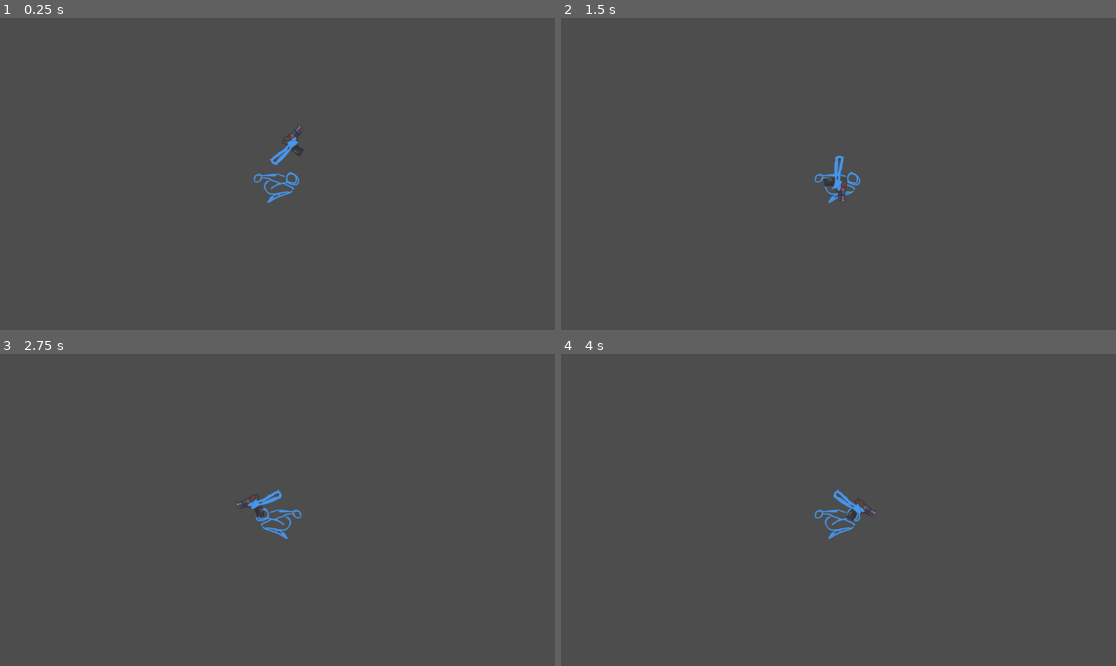
Above: before the commit, frames 1-4 (two rows, left to right).
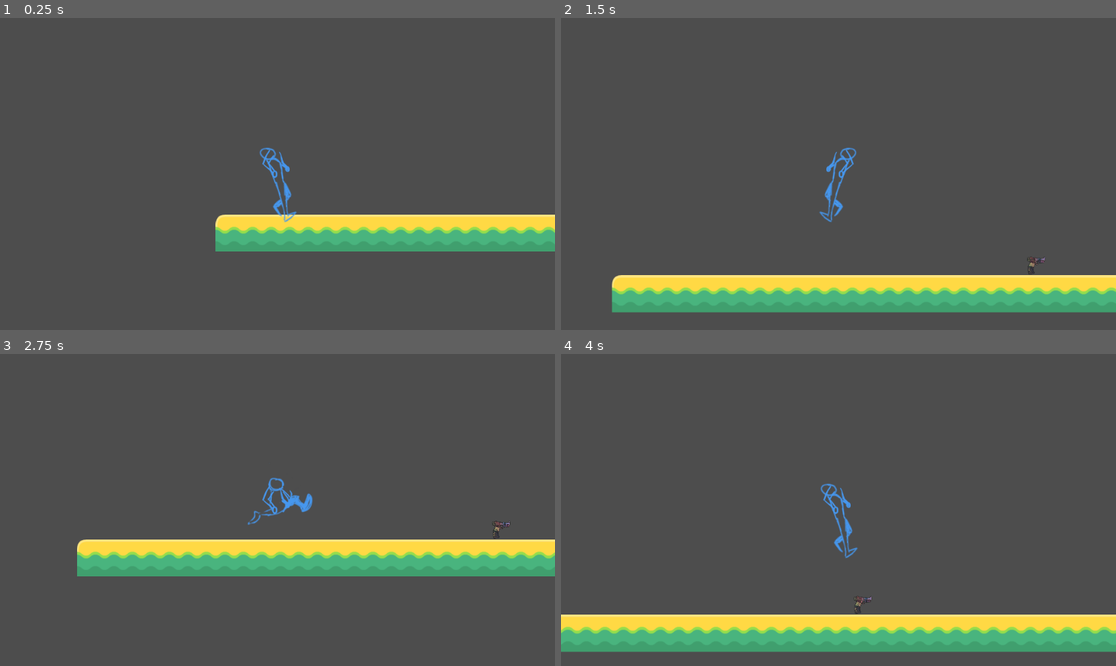
Above: after the commit, the same moments.

Repository: Balatzar/ArenHard-2
Game: Godot game, scene res://Test Zone/test_zone.tscn
Same seed, same stepped clock (60 frames per second), same inputs: the game is played once before the commit and once after it. Before the commit the project starts from res://First Arena/first_arena.tscn.
Inputs (mouse positions are in pixels of both pictures, inside the frame that each line leads up to):
- Up to frame 1 (0.25 s): no input
- Up to frame 2 (1.5 s): tap Enter (ui_accept) at 0.5, 0.77 s; move the mouse to (960, 158) at 0.52 s; hold Right (ui_right) from 0.53 s (still down); click (960, 158) at 0.6 s; move the mouse to (727, 189) at 1.27 s; click (727, 189) at 1.35 s
- Up to frame 3 (2.75 s): tap Enter (ui_accept) at 1.52 s; move the mouse to (333, 441) at 2.02 s; release Right (ui_right) at 2.03 s; hold Left (ui_left) from 2.03 s (still down); click (333, 441) at 2.1 s
- Up to frame 4 (4 s): move the mouse to (810, 572) at 2.77 s; release Left (ui_left) at 2.78 s; hold Right (ui_right) from 2.78 s (still down); click (810, 572) at 2.85 s; tap Enter (ui_accept) at 3.02, 3.77 s; move the mouse to (1005, 556) at 3.52 s; click (1005, 556) at 3.6 s

The runs differ from the first frame. In frame 1, 7.9% of the frame differs, in the area x 38-100%, y 34-75%; in frame 2, 12%; in frame 3, 11%; in frame 4, 13%, in the area x 0-100%, y 41-96%.

Commit message:
Fix arms x axis

Diff:
--- a/Gladiator/Arm.gd
+++ /dev/null
@@ -1,18 +0,0 @@
-extends Sprite2D
-
-@export var max_rotation_up = -45
-@export var max_rotation_down = 45
-
-
-# Called when the node enters the scene tree for the first time.
-func _ready():
-	pass # Replace with function body.
-
-
-# Called every frame. 'delta' is the elapsed time since the previous frame.
-func _process(delta):
-	print(rotation)
-	print(flip_h)
-	var mouse_pos = get_global_mouse_position()
-	var angle = atan2(mouse_pos.y - global_position.y, mouse_pos.x - global_position.x)
-	rotation = angle * 180 / PI
--- /dev/null
+++ b/Gladiator/ArmGun/arm_gun.gd
@@ -0,0 +1,40 @@
+extends Sprite2D
+
+@export var Bullet : PackedScene
+
+@export var max_rotation_up = -1
+@export var max_rotation_down = 1.8
+
+# Called when the node enters the scene tree for the first time.
+func _ready():
+	pass # Replace with function body.
+
+
+# Called every frame. 'delta' is the elapsed time since the previous frame.
+func _process(delta):
+	var mouse_pos = get_global_mouse_position()
+	print(rotation)
+	# look_at(mouse_pos)
+
+	var angle = atan2(mouse_pos.y - global_position.y, mouse_pos.x - global_position.x)
+
+	rotation = angle
+	if angle > max_rotation_up && angle < max_rotation_down:
+		print("no rotato")
+		scale.y = 1
+		owner.flip(1)
+		# rotation = angle + .5
+	else:
+		print("rotato")
+		scale.y = -1
+		owner.flip(-1)
+		# rotation = angle - .5
+
+	if Input.is_action_just_pressed("shoot"):
+		shoot()
+
+func shoot():
+	var bullet = Bullet.instantiate()
+	print(owner.owner)
+	owner.owner.add_child(bullet)
+	bullet.transform = $Muzzle.transform
--- /dev/null
+++ b/Gladiator/ArmGun/arm_gun.tscn
@@ -0,0 +1,14 @@
+[gd_scene load_steps=4 format=3 uid="uid://f4wymbkmce1v"]
+
+[ext_resource type="Texture2D" uid="uid://ctue8mn8kmkcf" path="res://Assets/Tests/Stickman/gun_arm.png" id="1_8kprd"]
+[ext_resource type="Script" path="res://Gladiator/ArmGun/arm_gun.gd" id="2_usw2a"]
+[ext_resource type="PackedScene" uid="uid://buncutx63xmxk" path="res://Weapons/Bullet/bullet.tscn" id="3_gsuba"]
+
+[node name="ArmGun" type="Sprite2D"]
+position = Vector2(-1, -23)
+texture = ExtResource("1_8kprd")
+script = ExtResource("2_usw2a")
+Bullet = ExtResource("3_gsuba")
+
+[node name="Muzzle" type="Marker2D" parent="."]
+position = Vector2(62, -35)
--- a/Gladiator/gladiator.gd
+++ b/Gladiator/gladiator.gd
@@ -4,8 +4,9 @@
 @export var SPEED = 300.0
 @export var JUMP_VELOCITY = -400.0
 
-@onready var animator = get_node("AnimatedSprite2D")
-@onready var arm = get_node("Arm")
+@onready var animator = get_node("Body")
+@onready var arm_gun = get_node("ArmGun")
+@onready var arms = get_node("Arms")
 
 # Get the gravity from the project settings to be synced with RigidBody nodes.
 var gravity = ProjectSettings.get_setting("physics/2d/default_gravity")
@@ -25,12 +26,12 @@
 	# Get the input direction and handle the movement/deceleration.
 	# As good practice, you should replace UI actions with custom gameplay actions.
 	var direction = Input.get_axis("ui_left", "ui_right")
-	if direction == 1:
-		animator.flip_h = false
-		arm.flip_h = false
-	elif direction == -1:
-		animator.flip_h = true
-		arm.flip_h = true
+	# if direction == 1:
+		# animator.scale.x = 1
+		# arms.scale.x = 1
+	# elif direction == -1:
+		# animator.scale.x = -1
+		# arms.scale.x = -1
 
 	if direction:
 		velocity.x = direction * SPEED
@@ -47,3 +48,11 @@
 		animator.play("Fall")
 
 	move_and_slide()
+
+func take_gun():
+	arm_gun.visible = true
+	arms.visible = false
+
+func flip(x_axis):
+	animator.scale.x = x_axis
+	arms.scale.x = x_axis
--- a/Gladiator/gladiator.tscn
+++ b/Gladiator/gladiator.tscn
@@ -1,59 +1,52 @@
 [gd_scene load_steps=26 format=3 uid="uid://p6eenj0m0n16"]
 
 [ext_resource type="Script" path="res://Gladiator/gladiator.gd" id="1_00vet"]
-[ext_resource type="Texture2D" uid="uid://clhi3qfaa5oeu" path="res://Assets/Tests/test stick/run no arm/run_noarm_01.png" id="8_ua64k"]
-[ext_resource type="Texture2D" uid="uid://c2ew7rbcjl22s" path="res://Assets/Tests/test stick/run no arm/run_noarm_02.png" id="9_midgu"]
-[ext_resource type="Texture2D" uid="uid://ugmyiomqf0ss" path="res://Assets/Tests/test stick/run no arm/run_noarm_03.png" id="10_eh1uv"]
-[ext_resource type="Texture2D" uid="uid://ura8s03fueep" path="res://Assets/Tests/test stick/run no arm/run_noarm_04.png" id="11_r5wqs"]
-[ext_resource type="Texture2D" uid="uid://cseps4vaivjiw" path="res://Assets/Tests/test stick/run no arm/run_noarm_05.png" id="12_4k8ga"]
-[ext_resource type="Texture2D" uid="uid://4gcojjwud2r6" path="res://Assets/Tests/test stick/run no arm/run_noarm_06.png" id="13_vm8vg"]
-[ext_resource type="Texture2D" uid="uid://4ws1wmf5g0kv" path="res://Assets/Tests/test stick/run no arm/run_noarm_07.png" id="14_wmnnt"]
-[ext_resource type="Texture2D" uid="uid://d4f0i1xo8x4ah" path="res://Assets/Tests/test stick/run no arm/run_noarm_08.png" id="15_6it3c"]
-[ext_resource type="Texture2D" uid="uid://c2aouanrvryqo" path="res://Assets/Tests/test stick/run no arm/run_noarm_09.png" id="16_f5k7j"]
-[ext_resource type="Texture2D" uid="uid://5lmexbaja5jr" path="res://Assets/Tests/test stick/run no arm/run_noarm_10.png" id="17_xsxe0"]
-[ext_resource type="Texture2D" uid="uid://dr3padjgn1yxl" path="res://Assets/Tests/test stick/run no arm/run_noarm_11.png" id="18_hu8xm"]
-[ext_resource type="Texture2D" uid="uid://dxd61w17h4lg3" path="res://Assets/Tests/test stick/run no arm/run_noarm_12.png" id="19_neu3y"]
-[ext_resource type="Texture2D" uid="uid://dus4das05awem" path="res://Assets/Tests/test stick/run no arm/run_noarm_13.png" id="20_uh5po"]
-[ext_resource type="Texture2D" uid="uid://k5yxy1tkqtv7" path="res://Assets/Tests/test stick/run no arm/run_noarm_14.png" id="21_awr7i"]
-[ext_resource type="Texture2D" uid="uid://tfihafy1h4y4" path="res://Assets/Tests/test stick/jump/jump_07png.png" id="22_jq77o"]
-[ext_resource type="Texture2D" uid="uid://ctue8mn8kmkcf" path="res://Assets/Tests/test stick/gun_arm.png" id="22_mb6du"]
-[ext_resource type="Script" path="res://Gladiator/Arm.gd" id="23_1v2oo"]
-[ext_resource type="Texture2D" uid="uid://q7647t5y8m6d" path="res://Assets/Tests/test stick/jump/jump_08png.png" id="23_4uofu"]
-[ext_resource type="Texture2D" uid="uid://dih4pg1ut6yls" path="res://Assets/Tests/test stick/jump/jump_09png.png" id="24_872lh"]
-[ext_resource type="Texture2D" uid="uid://b7xojyqrbbl4j" path="res://Assets/Tests/test stick/jump/jump_10png.png" id="25_wsfte"]
-[ext_resource type="Texture2D" uid="uid://dabd7up27557x" path="res://Assets/Tests/test stick/jump/jump_11png.png" id="26_pmmfn"]
-[ext_resource type="Texture2D" uid="uid://dq2bsfv20ff1e" path="res://Assets/Tests/test stick/jump/jump_12png.png" id="27_uc4m3"]
+[ext_resource type="Texture2D" uid="uid://bphi5f64tbxsa" path="res://Assets/Tests/Stickman/noArm_fall.png" id="2_silqh"]
+[ext_resource type="Texture2D" uid="uid://wgf54a1mgn1" path="res://Assets/Tests/Stickman/noArm_jump.png" id="5_aoq36"]
+[ext_resource type="Texture2D" uid="uid://b1njho1gvabni" path="res://Assets/Tests/Stickman/idle_no_arm/noArm_idle_01.png" id="7_kd3u7"]
+[ext_resource type="Texture2D" uid="uid://ktrh7vjghyfb" path="res://Assets/Tests/Stickman/idle_no_arm/noArm_idle_02.png" id="8_4x1nc"]
+[ext_resource type="Texture2D" uid="uid://clhi3qfaa5oeu" path="res://Assets/Tests/Stickman/run no arm/run_noarm_01.png" id="10_4nxjm"]
+[ext_resource type="Texture2D" uid="uid://c2ew7rbcjl22s" path="res://Assets/Tests/Stickman/run no arm/run_noarm_02.png" id="11_kt2el"]
+[ext_resource type="Texture2D" uid="uid://ugmyiomqf0ss" path="res://Assets/Tests/Stickman/run no arm/run_noarm_03.png" id="12_gxpqb"]
+[ext_resource type="Texture2D" uid="uid://ura8s03fueep" path="res://Assets/Tests/Stickman/run no arm/run_noarm_04.png" id="13_5d20l"]
+[ext_resource type="Texture2D" uid="uid://cseps4vaivjiw" path="res://Assets/Tests/Stickman/run no arm/run_noarm_05.png" id="14_56nkk"]
+[ext_resource type="Texture2D" uid="uid://4gcojjwud2r6" path="res://Assets/Tests/Stickman/run no arm/run_noarm_06.png" id="15_n4fip"]
+[ext_resource type="Texture2D" uid="uid://4ws1wmf5g0kv" path="res://Assets/Tests/Stickman/run no arm/run_noarm_07.png" id="16_gd7kg"]
+[ext_resource type="Texture2D" uid="uid://d4f0i1xo8x4ah" path="res://Assets/Tests/Stickman/run no arm/run_noarm_08.png" id="17_klksl"]
+[ext_resource type="Texture2D" uid="uid://c2aouanrvryqo" path="res://Assets/Tests/Stickman/run no arm/run_noarm_09.png" id="18_1ksj4"]
+[ext_resource type="Texture2D" uid="uid://5lmexbaja5jr" path="res://Assets/Tests/Stickman/run no arm/run_noarm_10.png" id="19_1i1sh"]
+[ext_resource type="Texture2D" uid="uid://dr3padjgn1yxl" path="res://Assets/Tests/Stickman/run no arm/run_noarm_11.png" id="20_ygfq1"]
+[ext_resource type="Texture2D" uid="uid://dxd61w17h4lg3" path="res://Assets/Tests/Stickman/run no arm/run_noarm_12.png" id="21_hceng"]
+[ext_resource type="Texture2D" uid="uid://dus4das05awem" path="res://Assets/Tests/Stickman/run no arm/run_noarm_13.png" id="22_tb8gt"]
+[ext_resource type="Texture2D" uid="uid://k5yxy1tkqtv7" path="res://Assets/Tests/Stickman/run no arm/run_noarm_14.png" id="23_5h10d"]
+[ext_resource type="PackedScene" uid="uid://f4wymbkmce1v" path="res://Gladiator/ArmGun/arm_gun.tscn" id="24_iiusy"]
+[ext_resource type="Texture2D" uid="uid://c8rojvvfoextp" path="res://Assets/Tests/Stickman/arm_idle/arms_idle_01.png" id="25_6nex6"]
+[ext_resource type="Texture2D" uid="uid://d1cpel4drn5yi" path="res://Assets/Tests/Stickman/arm_idle/arms_idle_02.png" id="26_3libx"]
 
 [sub_resource type="SpriteFrames" id="SpriteFrames_mv1rx"]
 animations = [{
 "frames": [{
 "duration": 1.0,
-"texture": ExtResource("23_4uofu")
-}, {
-"duration": 1.0,
-"texture": ExtResource("24_872lh")
-}, {
-"duration": 1.0,
-"texture": ExtResource("25_wsfte")
-}, {
-"duration": 1.0,
-"texture": ExtResource("26_pmmfn")
-}, {
-"duration": 1.0,
-"texture": ExtResource("27_uc4m3")
+"texture": ExtResource("2_silqh")
 }],
 "loop": true,
 "name": &"Fall",
 "speed": 24.0
 }, {
-"frames": [],
+"frames": [{
+"duration": 10.0,
+"texture": ExtResource("7_kd3u7")
+}, {
+"duration": 10.0,
+"texture": ExtResource("8_4x1nc")
+}],
 "loop": true,
 "name": &"Idle",
 "speed": 24.0
 }, {
 "frames": [{
 "duration": 1.0,
-"texture": ExtResource("22_jq77o")
+"texture": ExtResource("5_aoq36")
 }],
 "loop": true,
 "name": &"Jump",
@@ -61,46 +54,46 @@
 }, {
 "frames": [{
 "duration": 1.0,
-"texture": ExtResource("8_ua64k")
+"texture": ExtResource("10_4nxjm")
 }, {
 "duration": 1.0,
-"texture": ExtResource("9_midgu")
+"texture": ExtResource("11_kt2el")
 }, {
 "duration": 1.0,
-"texture": ExtResource("10_eh1uv")
+"texture": ExtResource("12_gxpqb")
 }, {
 "duration": 1.0,
-"texture": ExtResource("11_r5wqs")
+"texture": ExtResource("13_5d20l")
 }, {
 "duration": 1.0,
-"texture": ExtResource("12_4k8ga")
+"texture": ExtResource("14_56nkk")
 }, {
 "duration": 1.0,
-"texture": ExtResource("13_vm8vg")
+"texture": ExtResource("15_n4fip")
 }, {
 "duration": 1.0,
-"texture": ExtResource("14_wmnnt")
+"texture": ExtResource("16_gd7kg")
 }, {
 "duration": 1.0,
-"texture": ExtResource("15_6it3c")
+"texture": ExtResource("17_klksl")
 }, {
 "duration": 1.0,
-"texture": ExtResource("16_f5k7j")
+"texture": ExtResource("18_1ksj4")
 }, {
 "duration": 1.0,
-"texture": ExtResource("17_xsxe0")
+"texture": ExtResource("19_1i1sh")
 }, {
 "duration": 1.0,
-"texture": ExtResource("18_hu8xm")
+"texture": ExtResource("20_ygfq1")
 }, {
 "duration": 1.0,
-"texture": ExtResource("19_neu3y")
+"texture": ExtResource("21_hceng")
 }, {
 "duration": 1.0,
-"texture": ExtResource("20_uh5po")
+"texture": ExtResource("22_tb8gt")
 }, {
 "duration": 1.0,
-"texture": ExtResource("21_awr7i")
+"texture": ExtResource("23_5h10d")
 }],
 "loop": true,
 "name": &"Run",
@@ -111,14 +104,27 @@
 radius = 15.0
 height = 120.0
 
+[sub_resource type="SpriteFrames" id="SpriteFrames_rg5cx"]
+animations = [{
+"frames": [{
+"duration": 1.0,
+"texture": ExtResource("25_6nex6")
+}, {
+"duration": 1.0,
+"texture": ExtResource("26_3libx")
+}],
+"loop": true,
+"name": &"Idle",
+"speed": 1.0
+}]
+
 [node name="Gladiator" type="CharacterBody2D"]
 script = ExtResource("1_00vet")
 JUMP_VELOCITY = -600.0
 
-[node name="AnimatedSprite2D" type="AnimatedSprite2D" parent="."]
+[node name="Body" type="AnimatedSprite2D" parent="."]
 sprite_frames = SubResource("SpriteFrames_mv1rx")
-animation = &"Run"
-frame_progress = 0.660761
+animation = &"Jump"
 
 [node name="Camera2D" type="Camera2D" parent="."]
 zoom = Vector2(2, 2)
@@ -127,7 +133,10 @@
 position = Vector2(-4, -9)
 shape = SubResource("CapsuleShape2D_rqygn")
 
-[node name="Arm" type="Sprite2D" parent="."]
-position = Vector2(-1, -23)
-texture = ExtResource("22_mb6du")
-script = ExtResource("23_1v2oo")
+[node name="ArmGun" parent="." instance=ExtResource("24_iiusy")]
+visible = false
+
+[node name="Arms" type="AnimatedSprite2D" parent="."]
+sprite_frames = SubResource("SpriteFrames_rg5cx")
+animation = &"Idle"
+frame_progress = 0.646389
--- a/Test Zone/test_zone.tscn
+++ b/Test Zone/test_zone.tscn
@@ -1,7 +1,8 @@
-[gd_scene load_steps=5 format=3 uid="uid://xb43cltwar74"]
+[gd_scene load_steps=6 format=3 uid="uid://xb43cltwar74"]
 
 [ext_resource type="Texture2D" uid="uid://bldyvx3ugg0s0" path="res://Assets/Tests/kenney_abstract-platformer/Tilesheet/tilesheet_complete.png" id="1_sp64j"]
 [ext_resource type="PackedScene" uid="uid://p6eenj0m0n16" path="res://Gladiator/gladiator.tscn" id="2_jpqrh"]
+[ext_resource type="PackedScene" uid="uid://c6vleknr72bsi" path="res://Weapons/Gun/gun.tscn" id="3_vellk"]
 
 [sub_resource type="TileSetAtlasSource" id="TileSetAtlasSource_og8bp"]
 resource_name = "Abstrait"
@@ -14,7 +15,6 @@
 1:0/0/physics_layer_0/linear_velocity = Vector2(0, 0)
 1:0/0/physics_layer_0/angular_velocity = 0.0
 2:0/0 = 0
-2:0/0/terrain = 0
 2:0/0/physics_layer_0/linear_velocity = Vector2(0, 0)
 2:0/0/physics_layer_0/angular_velocity = 0.0
 3:0/0 = 0
@@ -839,7 +839,10 @@
 [node name="TileMap" type="TileMap" parent="."]
 tile_set = SubResource("TileSet_ulxem")
 format = 2
-layer_0/tile_data = PackedInt32Array(393228, 196608, 3, 393227, 131072, 3, 393226, 131072, 3, 393225, 131072, 3, 393224, 131072, 3, 393223, 65536, 3, 262165, 196608, 3, 262164, 131072, 3, 262163, 131072, 3, 262162, 131072, 3, 262161, 65536, 3, 131099, 196608, 3, 131098, 131072, 3, 131097, 131072, 3, 131096, 131072, 3, 131095, 65536, 3, 327715, 196608, 3, 327714, 131072, 3, 327713, 131072, 3, 327712, 131072, 3, 327711, 65536, 3, 524325, 65536, 3, 524326, 131072, 3, 524327, 131072, 3, 524328, 131072, 3, 524329, 131072, 3, 524330, 196608, 3)
+layer_0/tile_data = PackedInt32Array(393228, 196608, 3, 393227, 131072, 3, 393226, 131072, 3, 393225, 131072, 3, 393224, 131072, 3, 393223, 131072, 3, 262165, 196608, 3, 262164, 131072, 3, 262163, 131072, 3, 262162, 131072, 3, 262161, 65536, 3, 131099, 196608, 3, 131098, 131072, 3, 131097, 131072, 3, 131096, 131072, 3, 131095, 65536, 3, 327715, 196608, 3, 327714, 131072, 3, 327713, 131072, 3, 327712, 131072, 3, 327711, 65536, 3, 524325, 65536, 3, 524326, 131072, 3, 524327, 131072, 3, 524328, 131072, 3, 524329, 131072, 3, 524330, 196608, 3, 393222, 131072, 3, 393221, 131072, 3, 393220, 131072, 3, 393219, 131072, 3, 393218, 131072, 3, 393217, 131072, 3, 393216, 131072, 3, 458751, 131072, 3, 458750, 131072, 3, 458749, 131072, 3, 458748, 131072, 3, 458747, 131072, 3, 458746, 131072, 3, 458745, 131072, 3, 458744, 131072, 3, 458743, 131072, 3, 458742, 131072, 3, 458741, 131072, 3, 458740, 131072, 3, 458739, 131072, 3, 458738, 131072, 3, 458737, 65536, 3)
 
 [node name="Gladiator" parent="." instance=ExtResource("2_jpqrh")]
-position = Vector2(550, 274)
+position = Vector2(-853, 281)
+
+[node name="Gun" parent="." instance=ExtResource("3_vellk")]
+position = Vector2(-242, 369)
--- /dev/null
+++ b/Weapons/Bullet/bullet.gd
@@ -0,0 +1,11 @@
+extends Area2D
+
+@export var speed = 750
+
+func _physics_process(delta):
+	position += transform.x * speed * delta
+
+func _on_body_entered(body):
+	if body.is_in_group("Players"):
+		body.queue_free()
+	queue_free()
--- /dev/null
+++ b/Weapons/Bullet/bullet.tscn
@@ -0,0 +1,24 @@
+[gd_scene load_steps=4 format=3 uid="uid://buncutx63xmxk"]
+
+[ext_resource type="Texture2D" uid="uid://cbpci703es8tv" path="res://Assets/Tests/Stickman/laserRed01.png" id="1_awl8n"]
+[ext_resource type="Script" path="res://Weapons/Bullet/bullet.gd" id="1_hs50h"]
+
+[sub_resource type="CapsuleShape2D" id="CapsuleShape2D_586iw"]
+radius = 4.0
+height = 52.0
+
+[node name="Bullet" type="Area2D"]
+script = ExtResource("1_hs50h")
+
+[node name="CollisionShape2D" type="CollisionShape2D" parent="."]
+light_mask = 4
+visibility_layer = 4
+rotation = 1.5708
+shape = SubResource("CapsuleShape2D_586iw")
+
+[node name="LaserRed01" type="Sprite2D" parent="."]
+position = Vector2(1, 0)
+rotation = 1.5708
+texture = ExtResource("1_awl8n")
+
+[connection signal="body_entered" from="." to="." method="_on_body_entered"]
--- /dev/null
+++ b/Weapons/Gun/gun.gd
@@ -0,0 +1,17 @@
+extends Area2D
+
+
+# Called when the node enters the scene tree for the first time.
+func _ready():
+	pass # Replace with function body.
+
+
+# Called every frame. 'delta' is the elapsed time since the previous frame.
+func _process(delta):
+	pass
+
+
+func _on_body_entered(body):
+	if body.visibility_layer == 1:
+		body.take_gun()
+		queue_free()
--- /dev/null
+++ b/Weapons/Gun/gun.tscn
@@ -0,0 +1,23 @@
+[gd_scene load_steps=4 format=3 uid="uid://c6vleknr72bsi"]
+
+[ext_resource type="Texture2D" uid="uid://cj7t5xthwnsm2" path="res://Assets/Tests/Stickman/prop_gun.png" id="1_csrck"]
+[ext_resource type="Script" path="res://Weapons/Gun/gun.gd" id="1_nibxe"]
+
+[sub_resource type="RectangleShape2D" id="RectangleShape2D_1b6tr"]
+size = Vector2(32, 31)
+
+[node name="Gun" type="Area2D"]
+light_mask = 2
+visibility_layer = 2
+script = ExtResource("1_nibxe")
+
+[node name="PropGun" type="Sprite2D" parent="."]
+position = Vector2(16, -1.99999)
+scale = Vector2(0.0388889, 0.0388889)
+texture = ExtResource("1_csrck")
+
+[node name="CollisionShape2D" type="CollisionShape2D" parent="."]
+position = Vector2(15, -2.5)
+shape = SubResource("RectangleShape2D_1b6tr")
+
+[connection signal="body_entered" from="." to="." method="_on_body_entered"]
--- a/project.godot
+++ b/project.godot
@@ -11,7 +11,7 @@
 [application]
 
 config/name="ArenHard 2"
-run/main_scene="res://First Arena/first_arena.tscn"
+run/main_scene="res://Test Zone/test_zone.tscn"
 config/features=PackedStringArray("4.1", "Mobile")
 config/icon="res://icon.svg"
 
@@ -38,6 +38,17 @@
 , Object(InputEventKey,"resource_local_to_scene":false,"resource_name":"","device":-1,"window_id":0,"alt_pressed":false,"shift_pressed":false,"ctrl_pressed":false,"meta_pressed":false,"pressed":false,"keycode":0,"physical_keycode":68,"key_label":0,"unicode":100,"echo":false,"script":null)
 ]
 }
+shoot={
+"deadzone": 0.5,
+"events": [Object(InputEventMouseButton,"resource_local_to_scene":false,"resource_name":"","device":-1,"window_id":0,"alt_pressed":false,"shift_pressed":false,"ctrl_pressed":false,"meta_pressed":false,"button_mask":1,"position":Vector2(557, 37),"global_position":Vector2(565, 121),"factor":1.0,"button_index":1,"canceled":false,"pressed":true,"double_click":false,"script":null)
+]
+}
+
+[layer_names]
+
+2d_render/layer_1="Players"
+2d_render/layer_2="Weapons"
+2d_render/layer_3="Projectiles"
 
 [rendering]
 
Binary file added: Assets/Tests/Stickman/arm_idle/arms_idle_01.png
Not shown, added: Assets/Tests/Stickman/arm_idle/arms_idle_01.png.import
Binary file added: Assets/Tests/Stickman/arm_idle/arms_idle_02.png
Not shown, added: Assets/Tests/Stickman/arm_idle/arms_idle_02.png.import
Renamed: Assets/Tests/test stick/gun/ gun idle/gun_idlep00000.png -> Assets/Tests/Stickman/gun/ gun idle/gun_idlep00000.png
Not shown, added: Assets/Tests/Stickman/gun/ gun idle/gun_idlep00000.png.import
Binary file added: Assets/Tests/Stickman/gun/ gun idle/gun_idlep00001.png
Not shown, added: Assets/Tests/Stickman/gun/ gun idle/gun_idlep00001.png.import
Binary file added: Assets/Tests/Stickman/gun/ gun idle/gun_idlep00002.png
Not shown, added: Assets/Tests/Stickman/gun/ gun idle/gun_idlep00002.png.import
Binary file added: Assets/Tests/Stickman/gun/ gun idle/gun_idlep00003.png
Not shown, added: Assets/Tests/Stickman/gun/ gun idle/gun_idlep00003.png.import
(and 346 more such lines)
